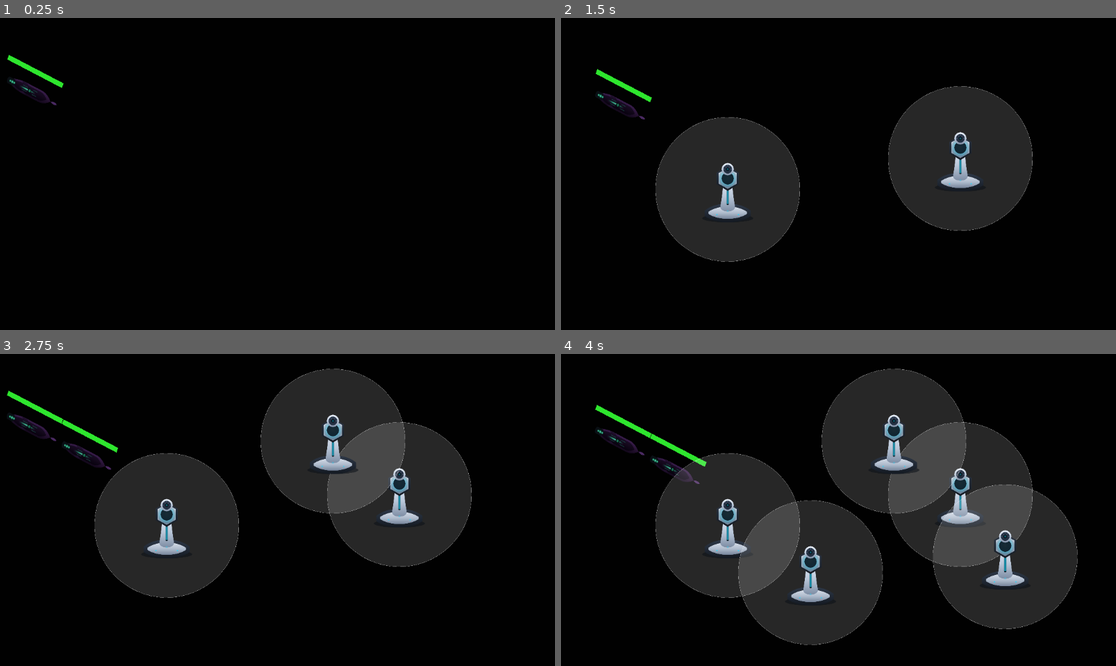
Above: before the commit, frames 1-4 (two rows, left to right).
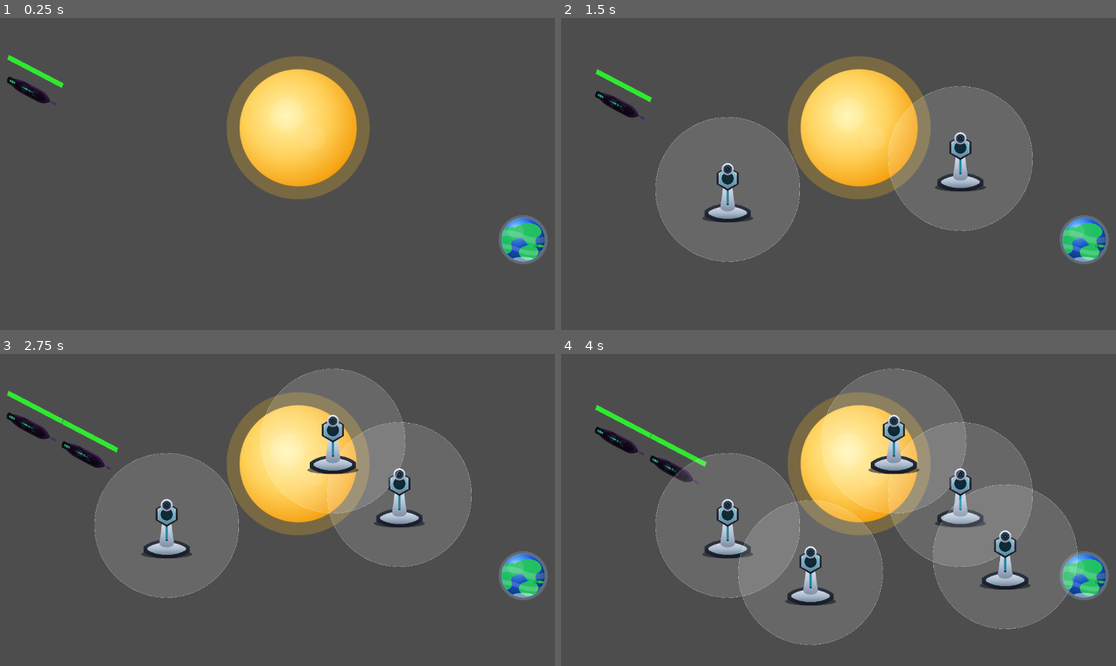
Above: after the commit, the same moments.

Repository: theteng/tower-defence-game
Game: Godot game, scene res://game.tscn
Two runs of this game, one before a commit and one after it. Both use one fixed random seed, a clock stepped at 60 frames per second and the inputs below.
Inputs (mouse positions are in pixels of both pictures, inside the frame that each line leads up to):
- Up to frame 1 (0.25 s): no input
- Up to frame 2 (1.5 s): move the mouse to (960, 158) at 0.52 s; click (960, 158) at 0.67 s; move the mouse to (727, 189) at 1.27 s; click (727, 189) at 1.42 s
- Up to frame 3 (2.75 s): move the mouse to (333, 441) at 2.02 s; click (333, 441) at 2.17 s
- Up to frame 4 (4 s): move the mouse to (810, 572) at 2.77 s; click (810, 572) at 2.92 s; move the mouse to (1005, 556) at 3.52 s; click (1005, 556) at 3.67 s

The runs differ from the first frame. In frame 1, 100% of the frame differs, in the area x 0-100%, y 0-100%; in frame 2, 98%; in frame 3, 97%; in frame 4, 95%.

Commit message:
feat: solar system background, sun, and earth

Diff:
--- /dev/null
+++ b/earth.svg
@@ -0,0 +1,112 @@
+<!--?xml version="1.0" encoding="UTF-8"?-->
+<svg xmlns="http://www.w3.org/2000/svg" width="512" height="512" viewBox="0 0 512 512" role="img" aria-label="Earth with Australia visible">
+	<defs>
+		<!-- Ocean gradient -->
+		<radialGradient id="ocean" cx="35%" cy="28%" r="78%">
+			<stop offset="0%" stop-color="#86E0FF"></stop>
+			<stop offset="50%" stop-color="#1D5BE0"></stop>
+			<stop offset="100%" stop-color="#08306B"></stop>
+		</radialGradient>
+
+		<!-- Atmosphere glow -->
+		<filter id="atmosphere" x="-30%" y="-30%" width="160%" height="160%">
+			<feGaussianBlur stdDeviation="12"></feGaussianBlur>
+		</filter>
+
+		<!-- Soft cloud blur -->
+		<filter id="cloudBlur" x="-20%" y="-20%" width="140%" height="140%">
+			<feGaussianBlur stdDeviation="2.5"></feGaussianBlur>
+		</filter>
+
+		<!-- Clip everything to the planet disc -->
+		<clipPath id="planetClip">
+			<circle cx="256" cy="256" r="150"></circle>
+		</clipPath>
+	</defs>
+
+	<!-- Atmosphere -->
+	<circle cx="256" cy="256" r="170" fill="#9ED7FF" opacity="0.22" filter="url(#atmosphere)"></circle>
+
+	<!-- Earth disc -->
+	<circle cx="256" cy="256" r="150" fill="url(#ocean)"></circle>
+
+	<!-- Land, clouds, and shading clipped to the disc -->
+	<g clip-path="url(#planetClip)">
+
+		<!-- Subtle darker ocean texture -->
+		<path d="M90 240 C140 210, 210 210, 250 235 C300 270, 360 260, 420 230 C470 210, 520 230, 540 255
+		         L540 540 L0 540 L0 275 C20 260, 55 260, 90 240 Z" fill="#062A5C" opacity="0.18"></path>
+
+		<!-- Eurasia / SE Asia blob (gives context for Australia) -->
+		<path d="
+			M250 150
+			C290 130, 350 145, 372 175
+			C390 200, 380 225, 360 235
+			C345 243, 338 255, 342 270
+			C347 290, 330 305, 310 300
+			C290 295, 278 282, 270 268
+			C260 248, 250 240, 230 238
+			C200 235, 180 215, 190 190
+			C200 165, 220 160, 250 150
+			Z" fill="#22C55E" opacity="0.95"></path>
+
+		<!-- Indonesia island chain (helps the eye connect Asia -> Australia) -->
+		<path d="M300 285 C315 275, 335 275, 350 286 C338 296, 320 302, 305 298 Z" fill="#22C55E" opacity="0.95"></path>
+		<path d="M355 292 C370 286, 392 292, 402 302 C388 310, 370 312, 358 305 Z" fill="#22C55E" opacity="0.95"></path>
+
+		<!-- Australia (more recognisable outline, fully inside disc) -->
+		<path d="
+			M262 304
+			C286 288, 320 288, 342 306
+			C360 321, 365 343, 354 363
+			C343 384, 319 396, 292 396
+			C266 396, 242 384, 231 363
+			C219 341, 229 318, 247 309
+			C252 306, 257 305, 262 304
+			Z" fill="#22C55E" opacity="0.98"></path>
+
+		<!-- Gulf of Carpentaria bite + Cape York hint (adds recognisability) -->
+		<path d="
+			M332 305
+			C332 292, 350 286, 360 292
+			C350 300, 346 312, 338 318
+			C334 314, 332 310, 332 305
+			Z" fill="#1FAE52" opacity="0.95"></path>
+
+		<!-- Tasmania -->
+		<ellipse cx="295" cy="414" rx="12" ry="9" fill="#22C55E" opacity="0.98"></ellipse>
+
+		<!-- Africa-ish land on left side to make it feel like "Earth", not just AU -->
+		<path d="
+			M130 180
+			C160 160, 205 165, 220 195
+			C232 220, 218 245, 192 258
+			C175 266, 170 280, 176 300
+			C186 332, 160 358, 132 350
+			C108 343, 95 318, 98 292
+			C101 268, 86 252, 78 235
+			C65 210, 90 190, 130 180
+			Z" fill="#22C55E" opacity="0.92"></path>
+
+		<!-- Polar ice (south) -->
+		<ellipse cx="256" cy="405" rx="95" ry="30" fill="#E6F6FF" opacity="0.55"></ellipse>
+
+		<!-- Cloud bands (subtle) -->
+		<g fill="#FFFFFF" opacity="0.18" filter="url(#cloudBlur)">
+			<path d="M40 210 C110 180, 190 185, 250 215 C315 250, 385 250, 470 215 C520 195, 560 205, 580 220
+			         L580 250 C540 235, 520 235, 470 255 C385 290, 300 290, 250 255 C190 225, 110 220, 40 245 Z"></path>
+			<path d="M-20 300 C60 275, 150 280, 220 310 C290 342, 370 340, 450 310 C520 284, 560 290, 590 305
+			         L590 330 C560 320, 520 318, 450 340 C370 372, 290 372, 220 340 C150 310, 60 308, -20 332 Z"></path>
+		</g>
+
+		<!-- Subtle terminator shadow on right edge -->
+		<path d="M340 110 C420 150, 460 235, 440 330 C420 420, 345 470, 260 468
+		         C360 440, 410 350, 400 270 C392 205, 370 145, 340 110 Z" fill="#000000" opacity="0.12"></path>
+	</g>
+
+	<!-- Specular highlight -->
+	<circle cx="205" cy="200" r="55" fill="#FFFFFF" opacity="0.10"></circle>
+
+	<!-- Thin outline (helps readability on black space) -->
+	<circle cx="256" cy="256" r="150" fill="none" stroke="#9ED7FF" stroke-width="3" opacity="0.35"></circle>
+</svg>
--- a/game.tscn
+++ b/game.tscn
@@ -1,10 +1,12 @@
-[gd_scene load_steps=7 format=3 uid="uid://dkdks0sa57g1s"]
+[gd_scene load_steps=9 format=3 uid="uid://dkdks0sa57g1s"]
 
 [ext_resource type="PackedScene" uid="uid://bpq2pr4a0pw27" path="res://enemy.tscn" id="1_80nbo"]
 [ext_resource type="Script" uid="uid://b5a8vffmkwpom" path="res://path_follow_2d.gd" id="1_e2o6t"]
 [ext_resource type="Script" uid="uid://c3p23falr6iqt" path="res://game.gd" id="1_feb5d"]
 [ext_resource type="PackedScene" uid="uid://bqlgoi3aa4bnx" path="res://enemy_follower.tscn" id="3_fc0e3"]
 [ext_resource type="PackedScene" uid="uid://cosm46b0e8n3t" path="res://tower.tscn" id="5_7jktm"]
+[ext_resource type="Texture2D" uid="uid://c8gnema21kuan" path="res://sun.svg" id="6_ryrav"]
+[ext_resource type="Texture2D" uid="uid://cdypptr41vg78" path="res://earth.svg" id="7_eow3j"]
 
 [sub_resource type="Curve2D" id="Curve2D_e2o6t"]
 _data = {
@@ -24,8 +26,10 @@
 
 [node name="BackgroundLayer" type="CanvasLayer" parent="."]
 layer = -1
+visible = false
 
 [node name="BackgroundUI" type="Control" parent="BackgroundLayer"]
+visible = false
 layout_mode = 3
 anchors_preset = 15
 anchor_right = 1.0
@@ -35,6 +39,7 @@
 mouse_filter = 2
 
 [node name="Starfield" type="ColorRect" parent="BackgroundLayer/BackgroundUI"]
+visible = false
 layout_mode = 1
 anchors_preset = 15
 anchor_right = 1.0
@@ -57,3 +62,14 @@
 
 [node name="Enemy" parent="Path2D/PathFollow2D" instance=ExtResource("1_80nbo")]
 max_hp = 10
+
+[node name="SolarSystem" type="Node2D" parent="."]
+
+[node name="Sun" type="Sprite2D" parent="SolarSystem"]
+position = Vector2(2143, 180)
+scale = Vector2(3, 3)
+texture = ExtResource("6_ryrav")
+
+[node name="Earth" type="Sprite2D" parent="SolarSystem"]
+position = Vector2(3700, 955)
+texture = ExtResource("7_eow3j")
--- /dev/null
+++ b/sun.svg
@@ -0,0 +1,34 @@
+<!--?xml version="1.0" encoding="UTF-8"?-->
+<svg xmlns="http://www.w3.org/2000/svg" width="512" height="512" viewBox="0 0 512 512" role="img" aria-label="Sun">
+	<defs>
+		<!-- Core gradient -->
+		<radialGradient id="core" cx="40%" cy="40%" r="65%">
+			<stop offset="0%" stop-color="#FFF7B0"></stop>
+			<stop offset="55%" stop-color="#FFD15A"></stop>
+			<stop offset="100%" stop-color="#F59E0B"></stop>
+		</radialGradient>
+
+		<!-- Soft outer glow -->
+		<filter id="sunGlow" x="-40%" y="-40%" width="180%" height="180%">
+			<feGaussianBlur stdDeviation="18" result="blur"></feGaussianBlur>
+			<feColorMatrix in="blur" type="matrix" values="1 0 0 0 0
+				        0 1 0 0 0
+				        0 0 1 0 0
+				        0 0 0 0.6 0" result="glow"></feColorMatrix>
+			<feMerge>
+				<feMergeNode in="glow"></feMergeNode>
+				<feMergeNode in="SourceGraphic"></feMergeNode>
+			</feMerge>
+		</filter>
+	</defs>
+
+	<!-- Outer glow -->
+	<circle cx="256" cy="256" r="165" fill="#FBBF24" opacity="0.25" filter="url(#sunGlow)"></circle>
+
+	<!-- Sun body -->
+	<circle cx="256" cy="256" r="135" fill="url(#core)" filter="url(#sunGlow)"></circle>
+
+	<!-- Subtle surface variation -->
+	<circle cx="230" cy="225" r="38" fill="#FFFFFF" opacity="0.12"></circle>
+	<circle cx="290" cy="280" r="28" fill="#FFFFFF" opacity="0.08"></circle>
+</svg>
Not shown, added: earth.svg.import
Not shown, added: sun.svg.import
